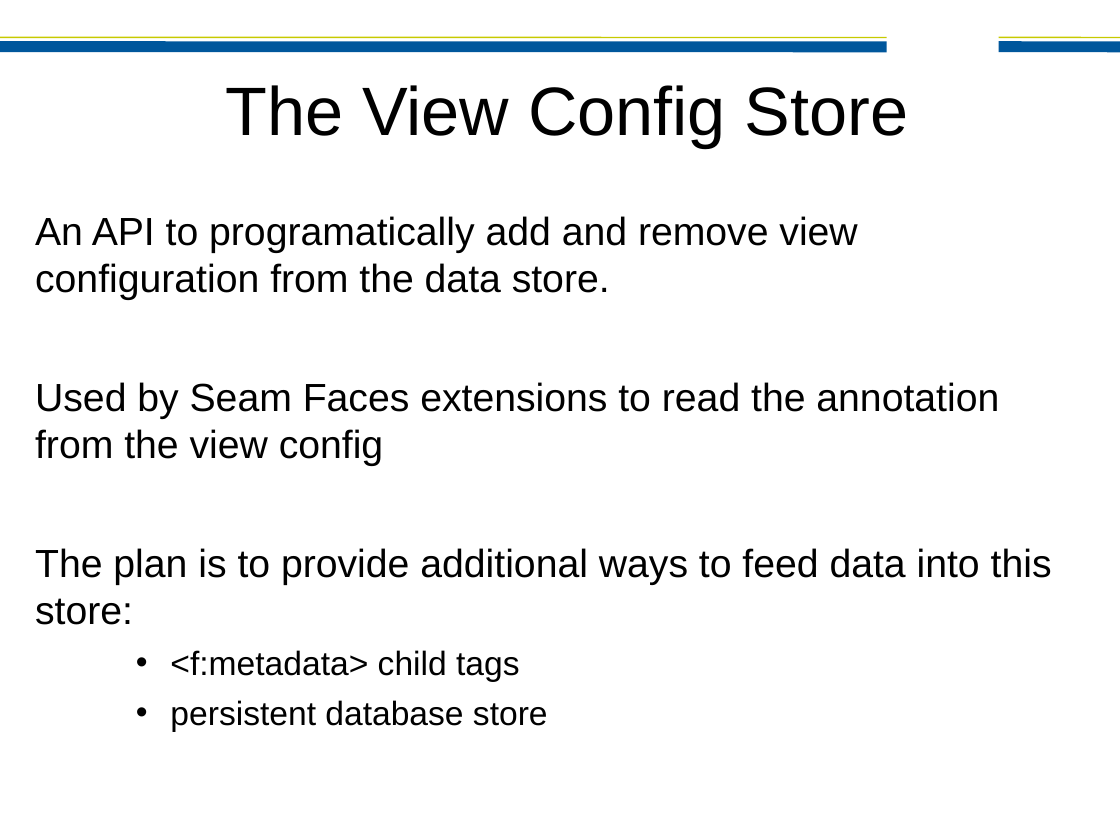
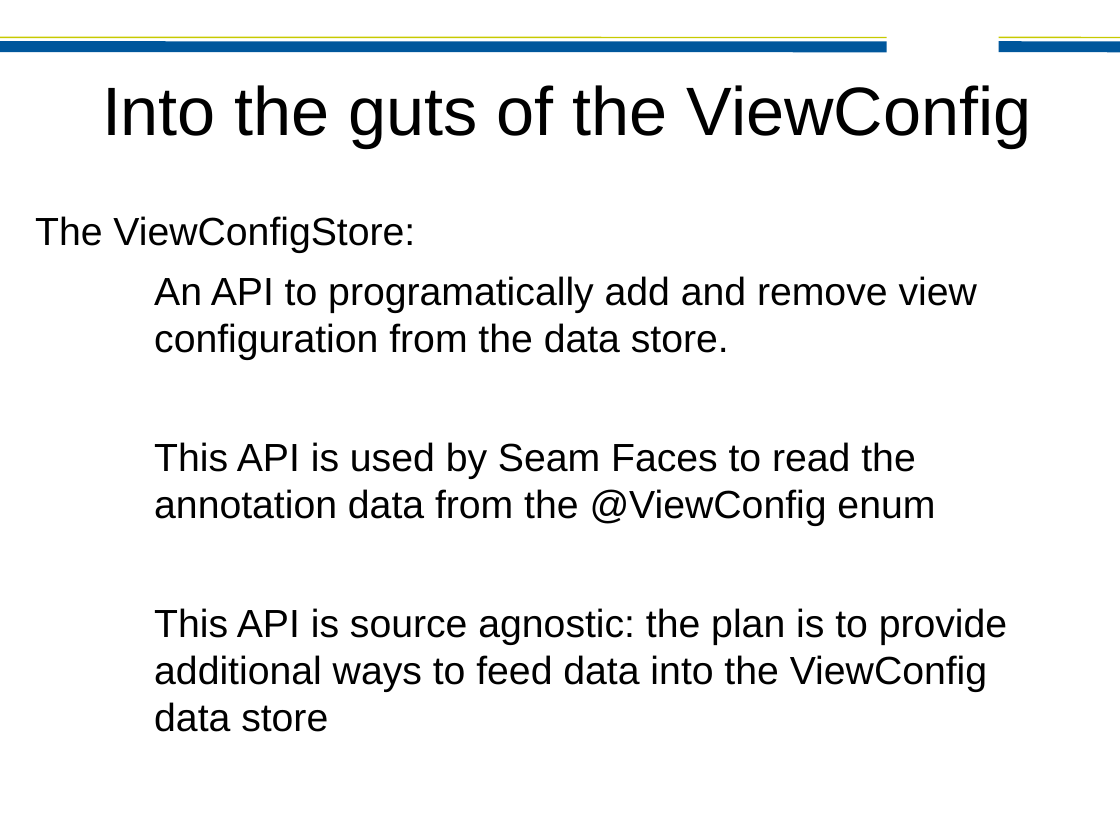
Before and after one commit to bleathem/talks, a slide deck: slide 43 of JAXConf 2011.odp (slide 42 before the commit). Drawn at 1120x840 pixels with LibreOffice and Linux fonts; fonts in the diff are those of the drawing; background and template pictures are left out. Boxes give left, top, right and bottom in pixels: in the first picture for what was removed or moved away, otherwise in the second. Text is boxed around its words. In the diff, an @@ line names an element or a change of style, - is before the commit and + after.

```diff
--- a/JAXConf 2011.odp
+++ b/JAXConf 2011.odp
@@ title at bbox=[102, 85, 1032, 147]: text changed @@
-The View Config Store
+Into the guts of the ViewConfig
@@ text at bbox=[35, 216, 415, 253]: paragraph added @@
+The ViewConfigStore:
@@ text at bbox=[154, 276, 977, 360]: indent changed @@
@@ text at bbox=[154, 442, 1008, 732]: text changed @@
-Used by Seam Faces extensions to read the annotation from the view config
-The plan is to provide additional ways to feed data into this store:
-    • <f:metadata> child tags
-    • persistent database store
+This API is used by Seam Faces to read the annotation data from the @ViewConfig enum
+This API is source agnostic: the plan is to provide additional ways to feed data into the ViewConfig data store
```
Also in this commit, not shown: 42 other slides changed, 3 slides added.
